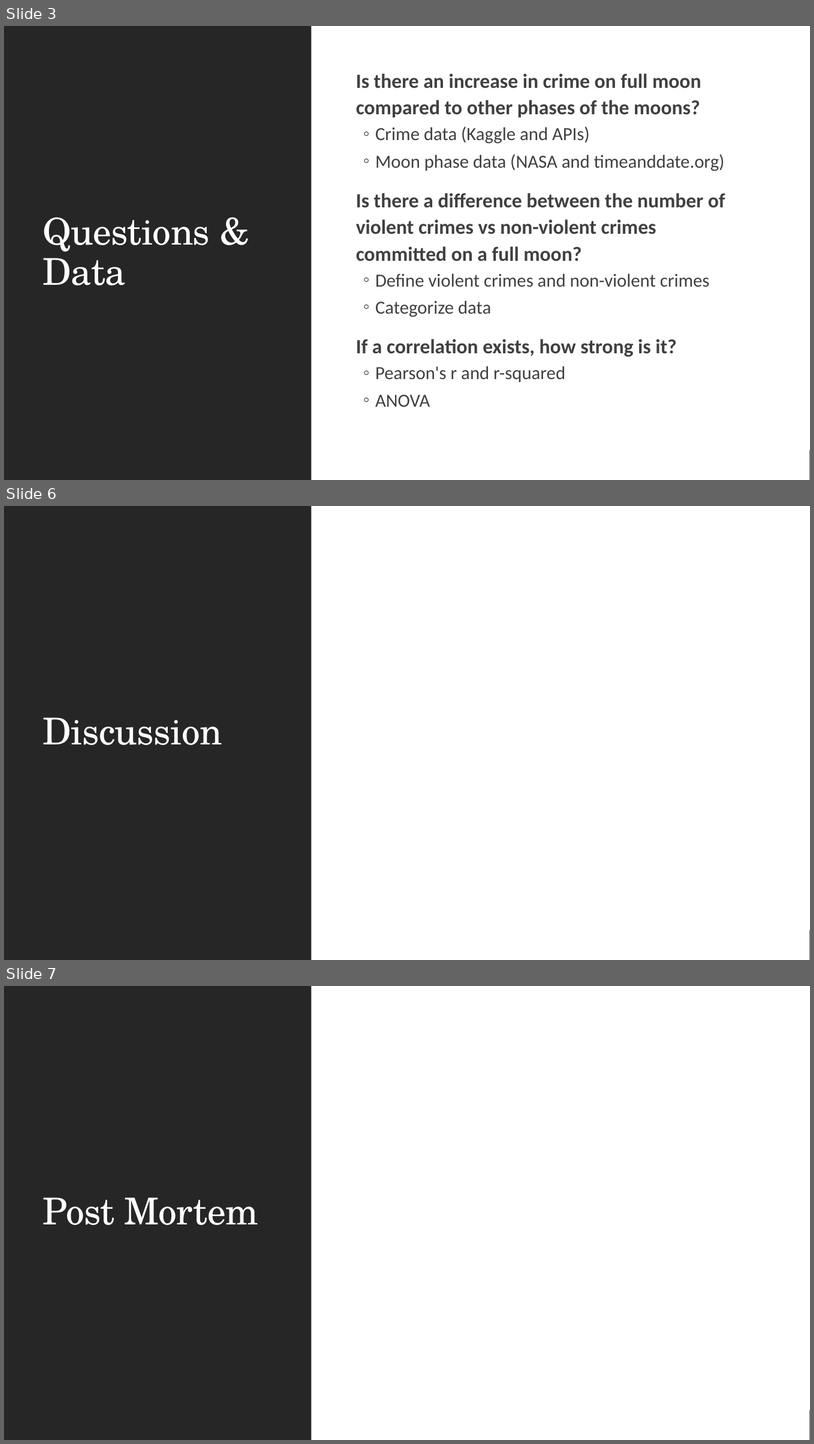
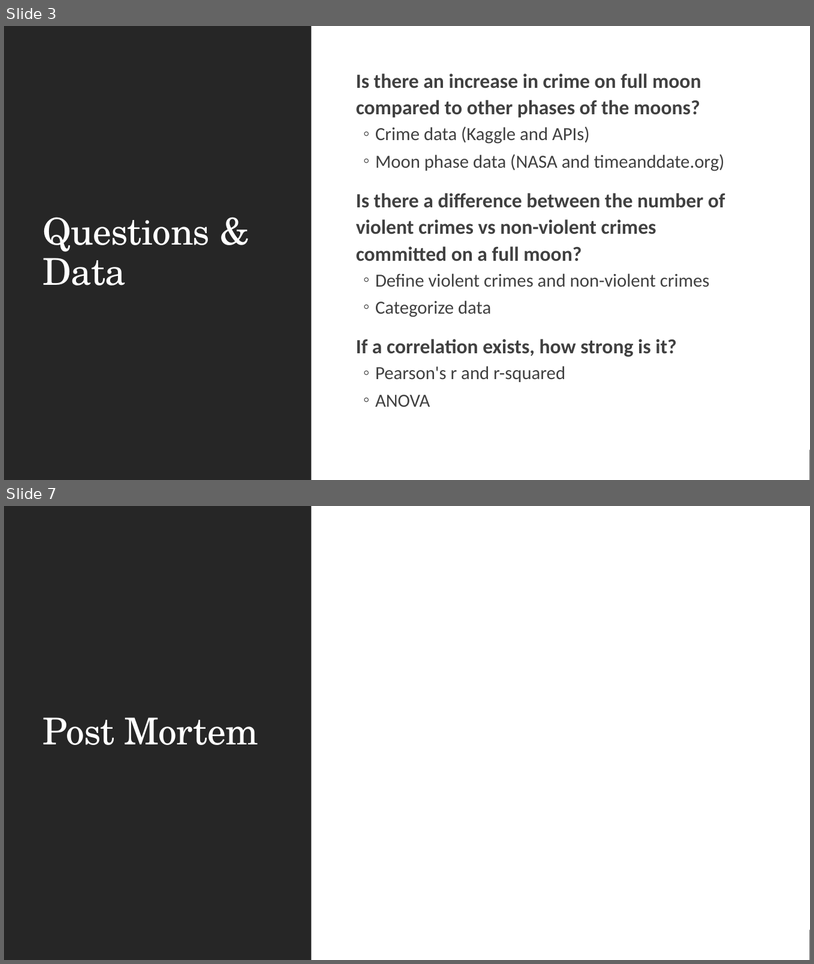
Before and after one commit to NHigs58/Project-1-, a slide deck: Presentation.pptx. Shown one above the other, each under a label of ours: slides 3, 6 and 7 before the commit, slides 3 and 7 after it; the slides between them are not shown. The pictures are 814x1444 and 814x964 pixels, drawn with LibreOffice and Linux fonts; fonts in the diff are those of the drawing. Boxes give left, top, right and bottom in pixels: in the first picture for what was removed or moved away, otherwise in the second. Text is boxed around its words. In the diff, an @@ line names an element or a change of style, - is before the commit and + after.

```diff
--- a/Presentation.pptx
+++ b/Presentation.pptx
@@ slide 6 removed at (4,506,810,960), background #FFFFFF; not listed: 1 template element that a slide beside it also shows @@
@@ rectangle removed at (4,506,810,960) @@
@@ rectangle removed at (4,506,311,960) @@
@@ title removed at (42,717,222,745) @@
-Discussion
```
Also in this commit, not shown: 3 slides changed, 2 slides added, 1 other slide removed.
